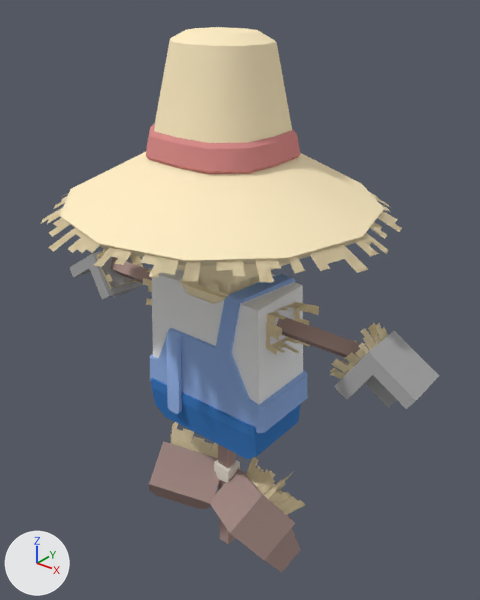
The Blender file crops/farm/bricks/Farmer Hat.blend as it was, and as the next commit left it.
Before and after are seen from a 50 mm lens placed at (4.79, -5.69, 7.57), pointed at (0.01, 0.29, 3.86). Arrows for +X, +Y and +Z are at lower left; the lights stay in place.

In view in the first picture: 'hands', 'hat', 'head', 'overalls', 'pants', 'pole', 'shirt', 'shoes', 'shoulders', 'suspender'.
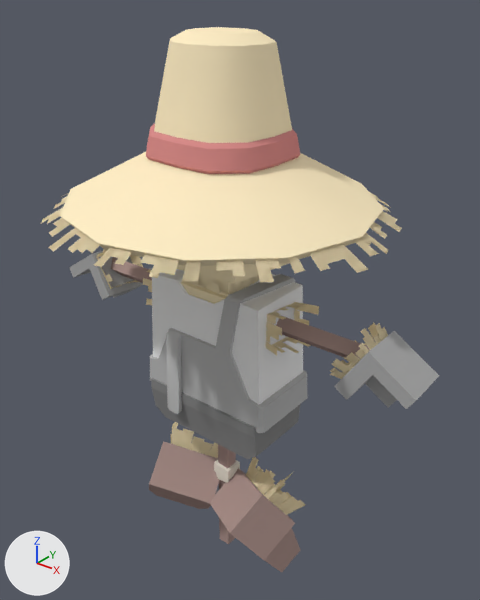
The change in detail:
Material 'blank' (mat_blank) changes colour from blue #95b4e7 to grey #bcbcbc; in linear values from (0.301, 0.455, 0.8) to (0.5, 0.5, 0.5).
Material 'csub black25' (mat_csub_black25) is new.
Its base color is (0.25, 0.25, 0.25) (grey #898989).
me_player_base_mesh_001 has 16 vertices, 14 faces and spans x -0.87..0.87, y -0.52..0.48, z 0.13..0.73.
me_player_base_mesh_001 no longer uses material mat_black25 (blue #407dc4).
me_player_base_mesh_001 now uses material mat_csub_black25 (grey #898989).

What differs and where, as boxes [x1, y1, x2, y2] in the pictures (480 x 600 px):
'overalls', recoloured (blue to grey)
    both: [150, 328, 307, 433]
'pants', recoloured (blue to grey)
    both: [151, 378, 301, 459]
'suspender', recoloured (blue to grey)
    both: [216, 274, 295, 354]
